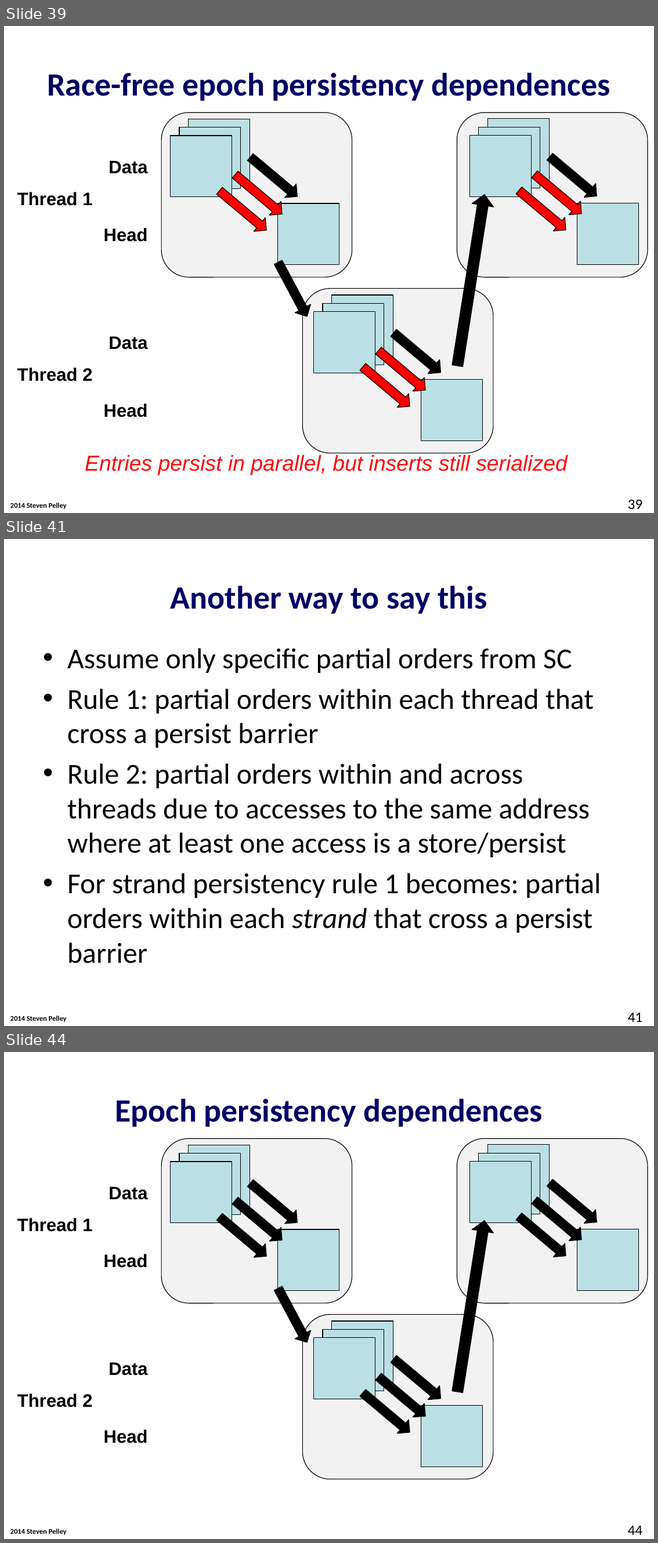
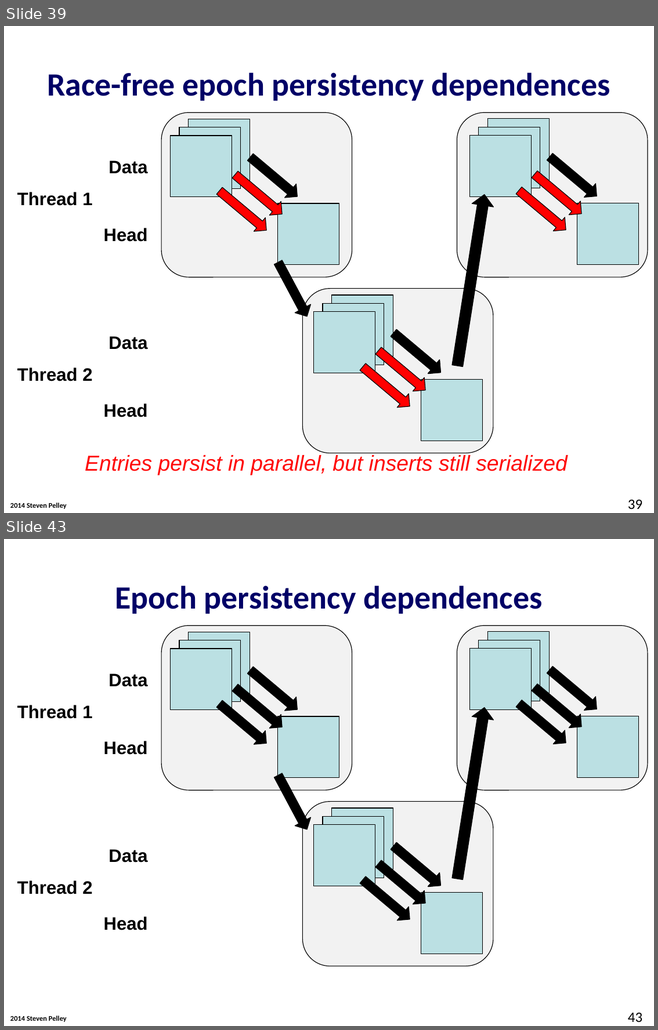
Before and after one commit to Abulila/dissertation, a slide deck: proposal/defense.pptx. Shown one above the other, each under a label of ours: slides 39, 41 and 44 before the commit, slides 39 and 43 after it; the slides between them are not shown. The pictures are 658x1543 and 658x1030 pixels, drawn with LibreOffice and Linux fonts; fonts in the diff are those of the drawing; background and template pictures are left out. Boxes give left, top, right and bottom in pixels: in the first picture for what was removed or moved away, otherwise in the second. Text is boxed around its words. In the diff, an @@ line names an element or a change of style, - is before the commit and + after.

```diff
--- a/proposal/defense.pptx
+++ b/proposal/defense.pptx
@@ slide 41 removed at bbox=[4, 539, 654, 1026], background #FFFFFF; not listed: 1 template element that a slide beside it also shows @@
@@ title removed at bbox=[170, 585, 487, 614] @@
-Another way to say this
@@ text removed at bbox=[67, 648, 600, 964] @@
-• Assume only specific partial orders from SC
-• Rule 1: partial orders within each thread that cross a persist barrier
-• Rule 2: partial orders within and across threads due to accesses to the same address where at least one access is a store/persist
-• For strand persistency rule 1 becomes: partial orders within each strand that cross a persist barrier
@@ page number removed at bbox=[628, 1013, 642, 1022] @@
-41
@@ what was slide 44 is now slide 43 @@
@@ page number at bbox=[628, 1013, 642, 1022]: text changed @@
-44
+43
```
Also in this commit, not shown: 3 slides changed.
